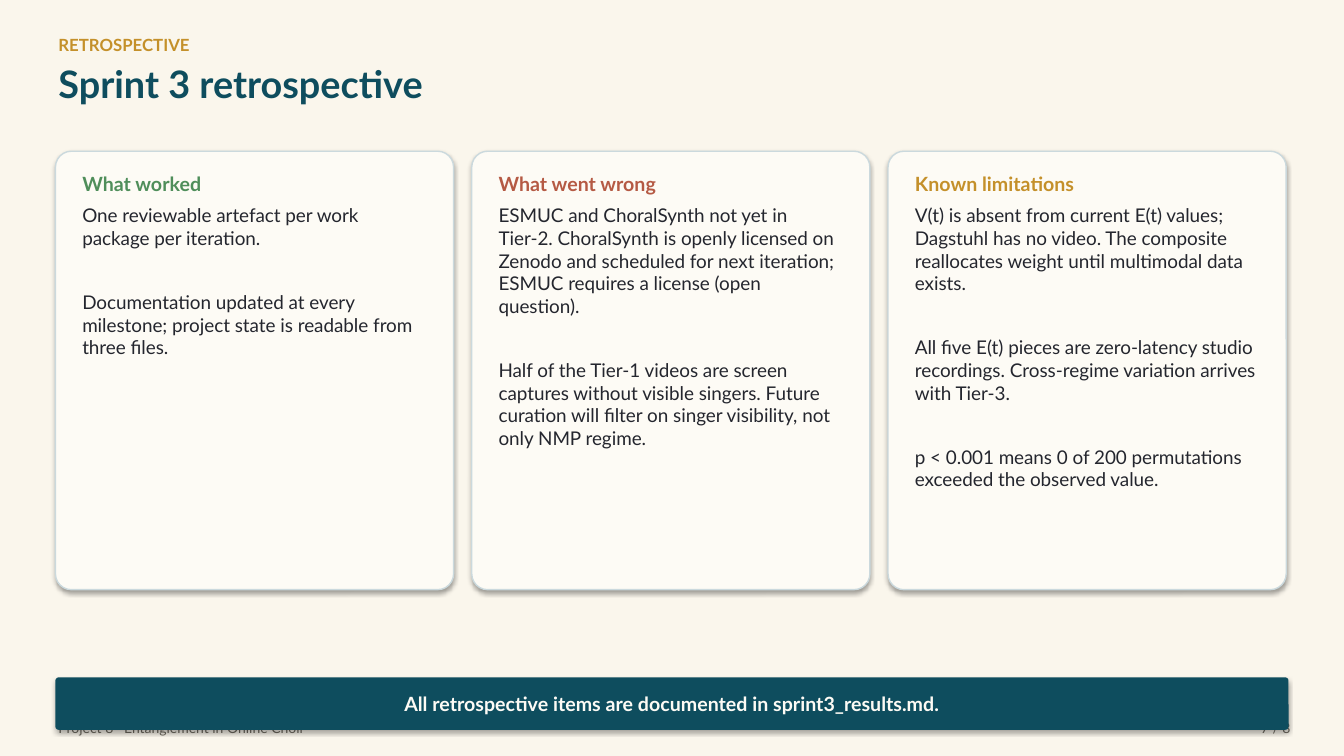
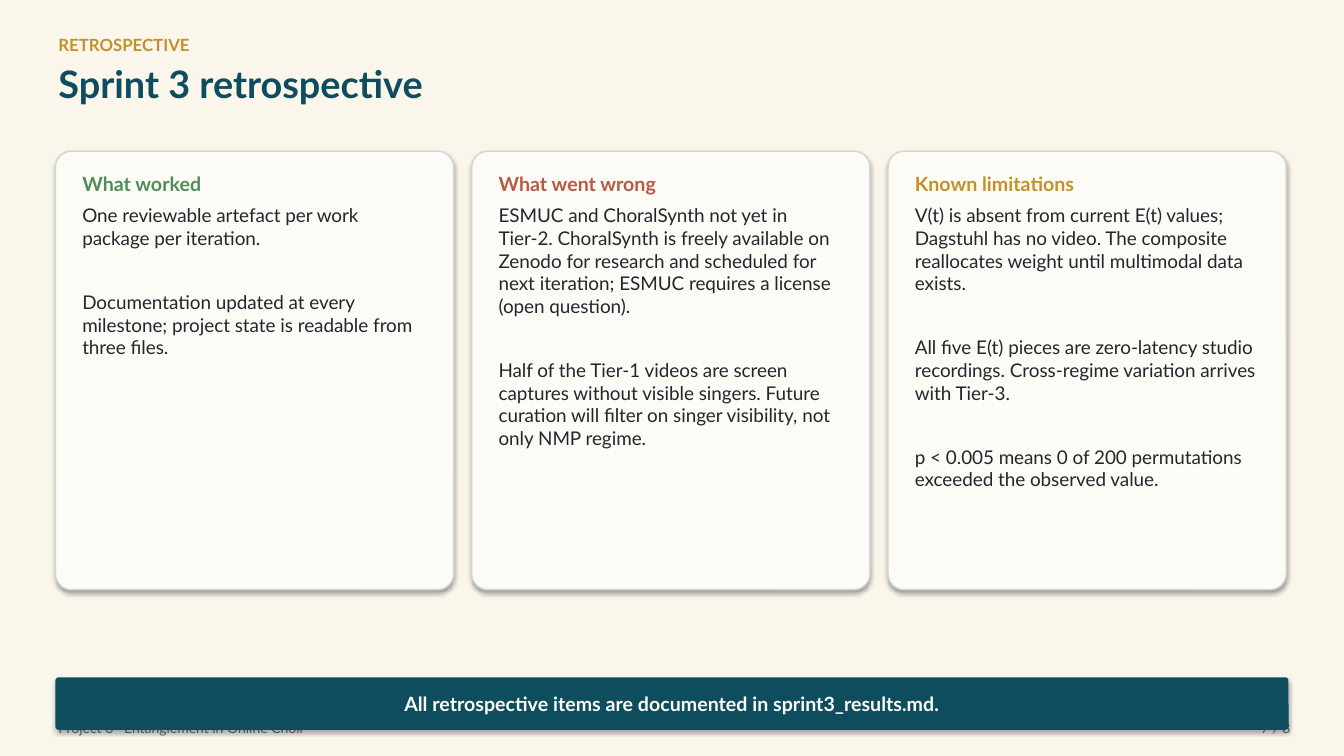
Before and after one commit to Zuraiz270/networked-choir-entanglement, a slide deck: slide 7 of output/jun11_status_meeting_iv.pptx. Drawn at 1344x756 pixels with LibreOffice and Linux fonts; fonts in the diff are those of the drawing. Boxes give left, top, right and bottom in pixels: in the first picture for what was removed or moved away, otherwise in the second. Text is boxed around its words. In the diff, an @@ line names an element or a change of style, - is before the commit and + after.

```diff
--- a/output/jun11_status_meeting_iv.pptx
+++ b/output/jun11_status_meeting_iv.pptx
@@ text in rounded rectangle at <box>499,208,830,317</box>: text changed @@
-ESMUC and ChoralSynth not yet in Tier‑2. ChoralSynth is openly licensed on Zenodo and scheduled for next iteration; ESMUC requires a license (open question).
+ESMUC and ChoralSynth not yet in Tier‑2. ChoralSynth is freely available on Zenodo for research and scheduled for next iteration; ESMUC requires a license (open question).
@@ text in rounded rectangle at <box>915,450,1242,486</box>: text changed @@
-p < 0.001 means 0 of 200 permutations exceeded the observed value.
+p < 0.005 means 0 of 200 permutations exceeded the observed value.
```
Also in this commit, not shown: 5 other slides changed.
